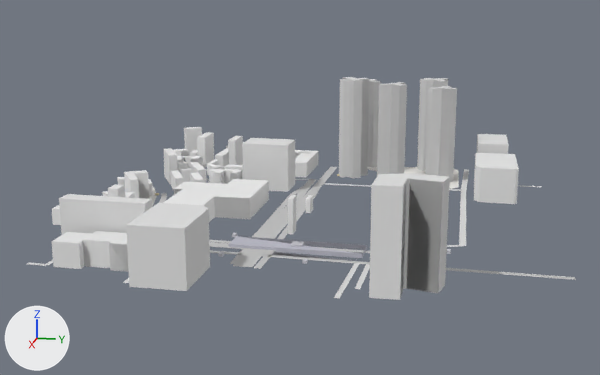
One commit to the glTF model white-model-six-districts/chunks/119_95_high.glb: the scene before it, then after it.
Both versions are drawn from a camera (50 mm lens) standing at (684.0, 3412.0, 253.0) and looking at (-241.0, 3227.0, 22.0). Lighting does not change. The marker at lower left points along +X, +Y and +Z. The older version comes first. Vertices at exactly the same position are counted once.

Before the edit, the objects in view are built like this:
```python
me_mesh_0 = bpy.data.meshes.new('Mesh_0')
me_mesh_0.from_pydata(...)  # 1010 vertices, 1089 faces; spans x -546.0..39.0, y 2974.0..3516.0, z -13.0..128.0
me_mesh_0.materials.append(mat_material_0)
ob_mesh_0 = bpy.data.objects.new('Mesh_0', me_mesh_0)
ob_mesh_0.location = (0.0, 0.0, 0.0)
```
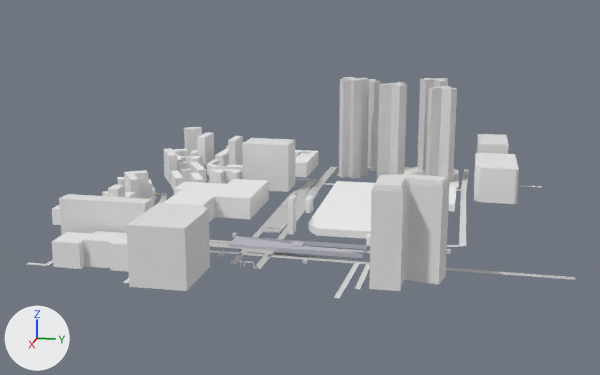
What differs and where, as boxes [x1, y1, x2, y2] in the pictures (600 x 375 px; the box of a moved part takes in the faces that stretch with it):
'Mesh_0', reshaped
    before: [27, 77, 576, 300]
    after: [27, 77, 576, 298]
part 1 of me_mesh_0, moved or reshaped
    before: [369, 173, 450, 300]
    after: [369, 181, 450, 291]
part 2 of me_mesh_0, added
    after: [366, 234, 370, 246]
part 3 of me_mesh_0, built on
    before: [135, 146, 311, 267]
    after: [135, 146, 457, 268]

The edits, one by one:
me_mesh_0 is used by ob_mesh_0; location (0.0, 0.0, 0.0).
me_mesh_0 had 1010 vertices, 1089 faces and spanned x -546.0..39.0, y 2974.0..3516.0, z -13.0..128.0.
me_mesh_0 now has 1244 vertices, 1414 faces and spans x -546.0..39.0, y 2974.0..3516.0, z -13.0..128.0.
me_mesh_0 part 1: the loose piece of 16 vertices spanning x -27.0..24.0, y 3340.0..3402.0, z -5.0..93.0 is scaled about its middle by (1, 1, 0.878), then moved by (0.0, 0.0, 2.0).
me_mesh_0 part 2: the loose piece of 8 vertices spanning x -126.0..-120.0, y 3326.0..3330.0, z -4.0..-1.0 is copied, and the copy is turned 89.2 degrees about the z axis through its middle and scaled by 2.63, then moved by (0.0, 0.0, 3.0); it spans x -127.0..-118.0, y 3320.0..3336.0, z -5.0..5.0.
Part 3, on me_mesh_0:
8 vertices are removed from x -144.0..-32.0, y 3205.0..3224.0, z -5.0..-4.0.
57 faces are deleted.
182 vertices are added at x -362.0..23.0, y 3204.0..3406.0, z -4.0..93.0.
32 new vertices lie (0.0, 0.0, -6.0) away from vertices in x -144.0..-32.0, y 3204.0..3225.0, z 1.0.
5 new vertices lie (0.0, 0.0, 6.0) away from vertices in x -143.0..-32.0, y 3204.0..3225.0, z -5.0.
15 new vertices lie (0.0, 0.0, 8.0) away from vertices in x -362.0..-142.0, y 3252.0..3406.0, z -4.0.
372 new faces join them.
